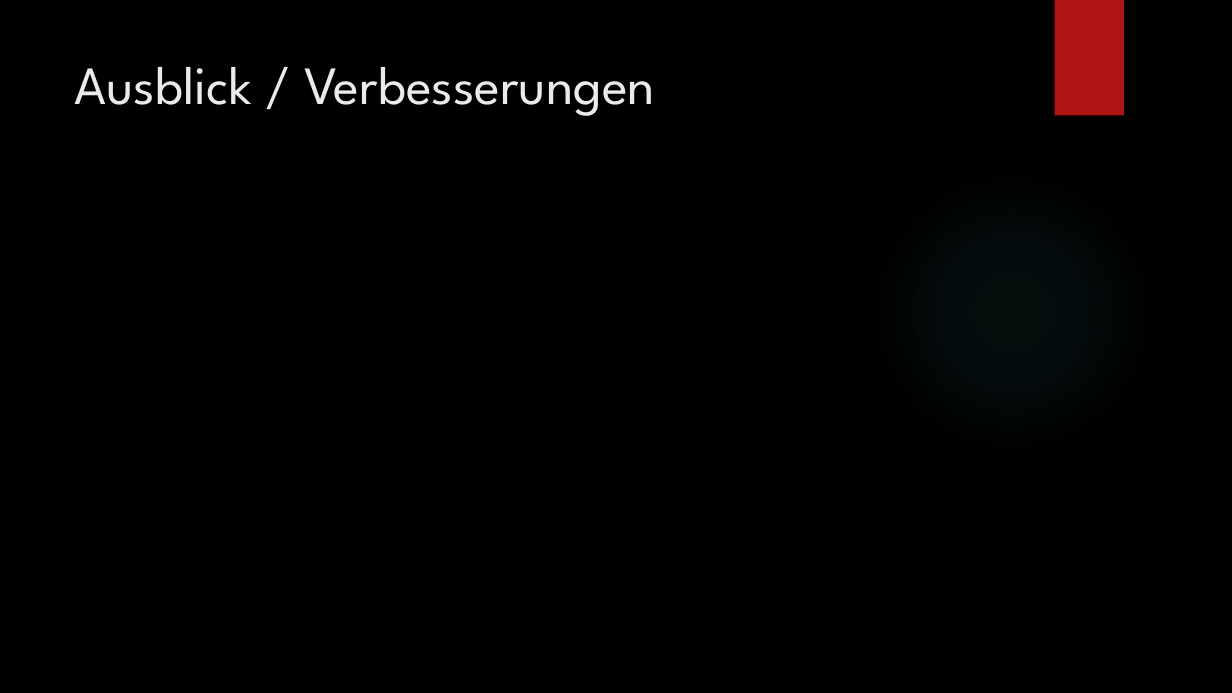
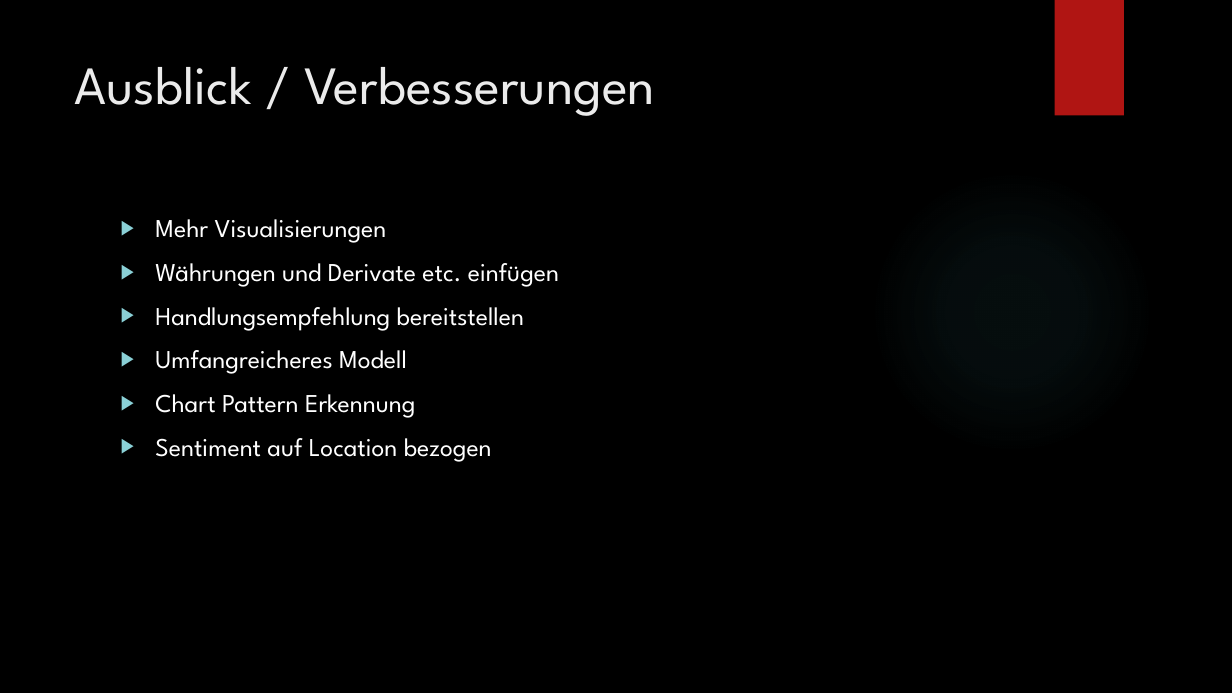
Before and after one commit to lukasbach00/stonktogether, a slide deck: slide 8 of NLP Präsentation.pptx (slide 10 before the commit). Drawn at 1232x693 pixels with LibreOffice and Linux fonts; fonts in the diff are those of the drawing; background and template pictures are left out. Boxes give left, top, right and bottom in pixels: in the first picture for what was removed or moved away, otherwise in the second. Text is boxed around its words. In the diff, an @@ line names an element or a change of style, - is before the commit and + after.

```diff
--- a/NLP Präsentation.pptx
+++ b/NLP Präsentation.pptx
@@ text added at [155,219,559,462], 20 pt, text #FFFFFF @@
+▶ Mehr Visualisierungen
+▶ Währungen und Derivate etc. einfügen
+▶ Handlungsempfehlung bereitstellen
+▶ Umfangreicheres Modell
+▶ Chart Pattern Erkennung
+▶ Sentiment auf Location bezogen
```
Also in this commit, not shown: 7 other slides changed, 2 slides removed, 1 other file.
